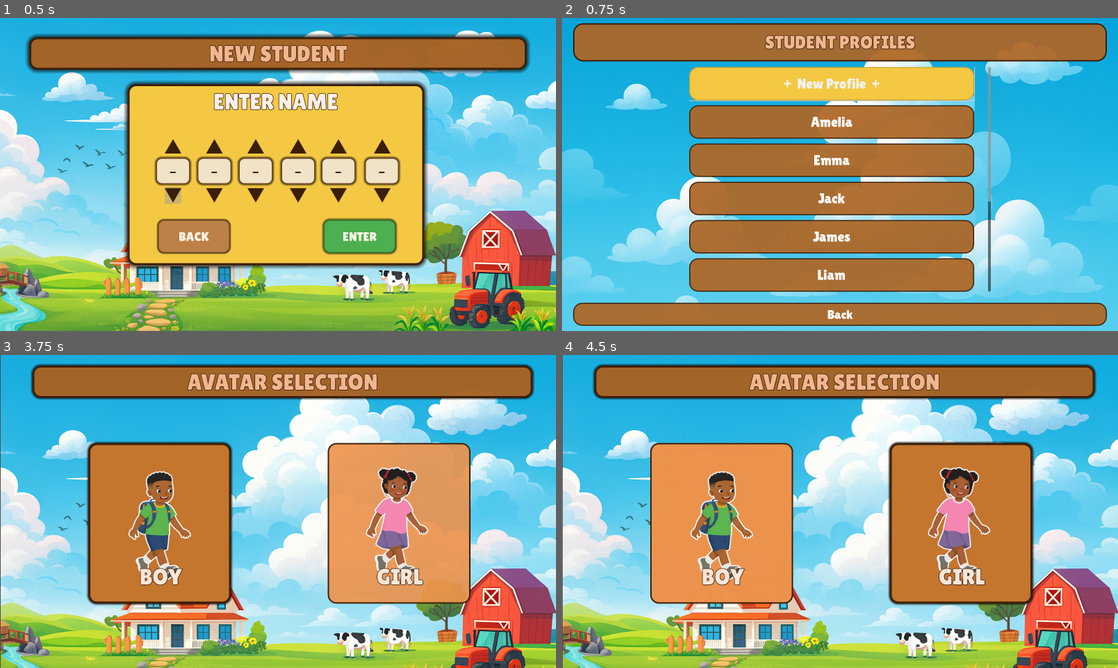
Above: before the commit, frames 1-4 (two rows, left to right).
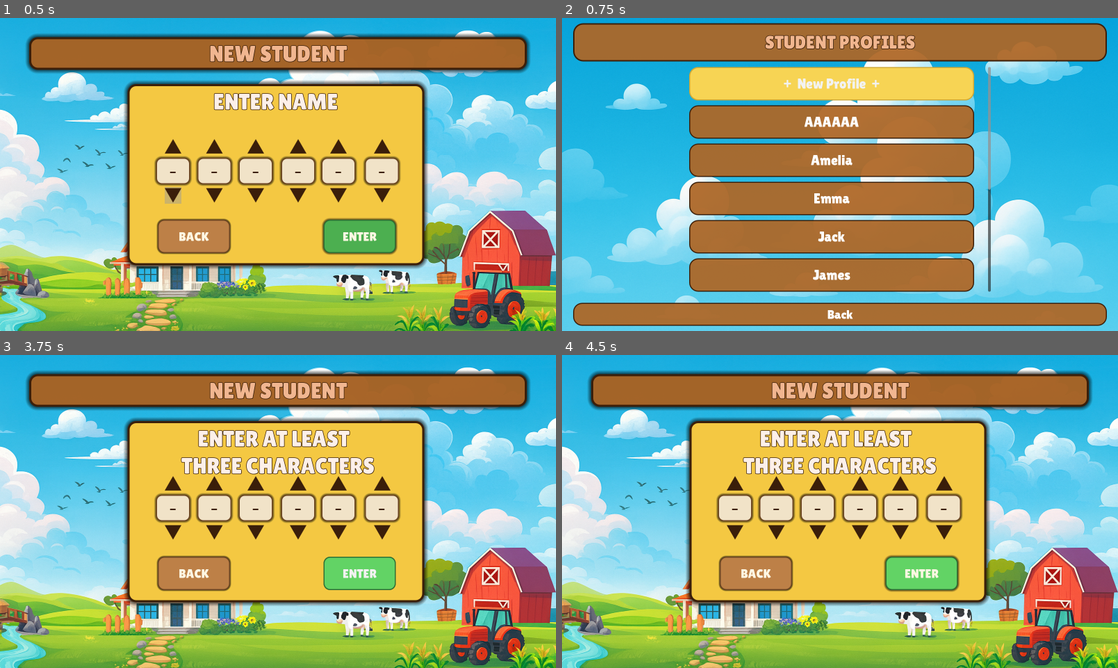
Above: after the commit, the same moments.

Repository: HumaidEbrahim/Arcademia
Game: Godot game, scene res://ui/menu/StudentScreens/new_student.tscn
The game is run twice, just before and just after one commit, with the same random seed, the same clock (stepped at 60 frames per second) and the same inputs. This scene is started directly instead of the project's main scene.
Inputs (mouse positions are in pixels of both pictures, inside the frame that each line leads up to):
- Up to frame 1 (0.5 s): no input
- Up to frame 2 (0.75 s): click "BACK" at 0.5 s
- Up to frame 3 (3.75 s): click (266, 458) at 1.25 s, where only the run after the commit has a clickable "AAAAAA"; click "BACK" at 2 s; click "+ New Profile +" at 2.75 s; click "ENTER" at 3.5 s
- Up to frame 4 (4.5 s): click (723, 524) at 4.25 s, where only the run before the commit has a clickable "BOY"

Frame 1 is identical in both runs. In frame 2, 0.9% of the frame differs, in the area x 22-78%, y 15-84%; in frame 3, 79%, in the area x 0-100%, y 0-100%; in frame 4, 79%.

Commit message:
Idk what I did

Diff:
--- a/ui/menu/StudentMenu/main_menu.gd
+++ b/ui/menu/StudentMenu/main_menu.gd
@@ -2,7 +2,7 @@
 extends Control
 
 const STUDENT_SELECTION_PATH := "res://ui/menu/StudentScreens/student_selection.tscn"
-const NEWGAME_SELECTION_PATH := ""
+const NEWGAME_SELECTION_PATH := "res://Levels/openworld/FarmMap.tscn"
 
 @onready var btn_back: BaseButton = $CenterContainer/Menu/BtnBack
 @onready var btn_NewGame: BaseButton = $CenterContainer/Menu/BtnNewGame
--- a/ui/menu/StudentScreens/avatar_selection.gd
+++ b/ui/menu/StudentScreens/avatar_selection.gd
@@ -1,6 +1,6 @@
 extends Control
 
-const GAME_PATH := ""
+const GAME_PATH := "res://Levels/openworld/FarmMap.tscn"
 @onready var btn_boy : BaseButton = $Background/Boy
 @onready var btn_girl : BaseButton = $Background/Girl
 
@@ -11,11 +11,11 @@
 	btn_boy.pressed.connect(_on_boy_pressed)
 
 func _on_girl_pressed():
-	ProfileDB.update_student(PersonToUpdate,PersonToUpdate,0);
+	ProfileDB.update_student(PersonToUpdate,"",0);
 	Global.SelectedCharacter = 0;
 	get_tree().change_scene_to_file(GAME_PATH)
 
 func _on_boy_pressed():
-	ProfileDB.update_student(PersonToUpdate,PersonToUpdate,1);
+	ProfileDB.update_student(PersonToUpdate,"",1);
 	Global.SelectedCharacter = 1;
 	get_tree().change_scene_to_file(GAME_PATH)
--- a/ui/menu/StudentScreens/new_student.gd
+++ b/ui/menu/StudentScreens/new_student.gd
@@ -79,9 +79,11 @@
 		# Ask the user to select at least 3 characters.
 		label_enter_name.text = "ENTER AT LEAST \n THREE CHARACTERS"
 	else:
-		ProfileDB.add_student(newPlayerName,0);
+		ProfileDB.add_student(newPlayerName, 0)
+		Global.PersonToEdit = newPlayerName
+		get_tree().change_scene_to_file(AVATAR_MENU_PATH)
 
-	get_tree().change_scene_to_file(AVATAR_MENU_PATH)
+
 
 # Player name selection
 var alphabet = ['-', 'A','B','C','D','E','F','G','H','I','J','K','L','M','N','O','P','Q','R','S','T','U','V','W','X','Y','Z']
--- a/ui/menu/StudentScreens/student_selection.gd
+++ b/ui/menu/StudentScreens/student_selection.gd
@@ -167,6 +167,7 @@
 
 	back.add_theme_stylebox_override("normal", base)
 	back.add_theme_stylebox_override("hover",  hov)
+	back.add_theme_stylebox_override("focus",hov)
 	back.add_theme_stylebox_override("pressed", prs)
 	back.add_theme_color_override("font_color", Color("#FFFFFF"))
 	back.add_theme_font_override("font", UI_FONT)
@@ -223,9 +224,12 @@
 	for s in ProfileDB.sorted_students():
 		var name: String = String(s.get("name", ""))
 		var btn := _make_plank_button(name, false)
-		btn.pressed.connect(func():
-			#ProfileDB.set_active(name)
-			get_tree().change_scene_to_file(PATH_AFTER_SELECT))
+		# capture both the index (avatar number) and the student data
+		var avatar_num = int(s.get("avatar", 0))
+		btn.pressed.connect(func(avatar :int= avatar_num):
+			Global.SelectedCharacter = avatar;
+			get_tree().change_scene_to_file(PATH_AFTER_SELECT)
+)
 		list.add_child(btn)
 
 	await get_tree().process_frame
@@ -268,6 +272,7 @@
 
 	b.add_theme_stylebox_override("normal", base)
 	b.add_theme_stylebox_override("hover",  hov)
+	b.add_theme_stylebox_override("focus",hov)
 	b.add_theme_stylebox_override("pressed", prs)
 	b.add_theme_color_override("font_color", Color("#FFFFFF"))
 	b.add_theme_font_override("font", UI_FONT)
--- a/ui/menu/TeacherProfileManagement/profile_management.gd
+++ b/ui/menu/TeacherProfileManagement/profile_management.gd
@@ -225,7 +225,7 @@
 		var row := _make_row_panel(name, false, false)
 		var main_btn: Button = row.get_node("HBox/MainButton")
 		main_btn.pressed.connect(func():
-			ProfileDB.set_active(name)
+			#ProfileDB.set_active(name)
 			get_tree().change_scene_to_file(PATH_AFTER_SELECT))
 		list.add_child(row)
 
--- a/ui/menu/UIScripts/ProfileDB.gd
+++ b/ui/menu/UIScripts/ProfileDB.gd
@@ -56,6 +56,7 @@
 			"created_at": Time.get_unix_time_from_system(),
 			"updated_at": ""
 		})
+		save_db()
 	else:
 		print("IT EXISTS YOU TWINKY WINKY")
 		save_db()
--- a/ui/menu/UIScripts/default_profiles.json
+++ b/ui/menu/UIScripts/default_profiles.json
@@ -1,5 +1,5 @@
 {
-	"active_student": "ZAZZZA",
+	"active_student": "AAAAAA",
 	"students": [
 		{
 			"name": "Amelia"
@@ -27,6 +27,12 @@
 		},
 		{
 			"name": "Mia"
+		},
+		{
+			"avatar": 1.0,
+			"created_at": 1758843888.383,
+			"name": "AAAAAA",
+			"updated_at": 1758843889.802
 		}
 	]
 }
